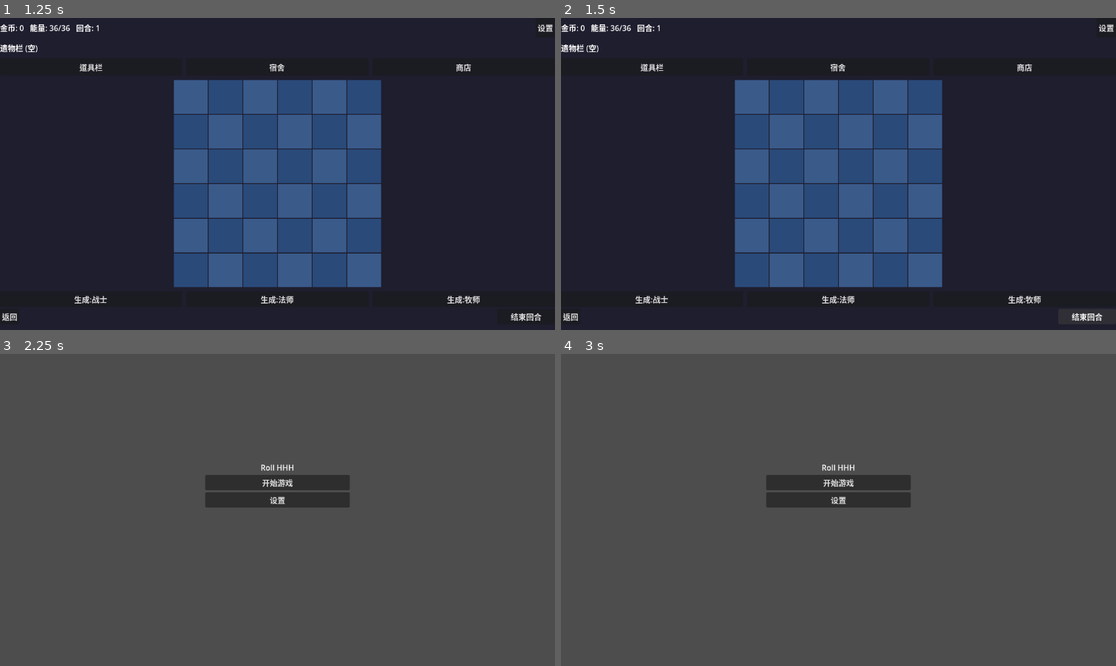
Above: before the commit, frames 1-4 (two rows, left to right).
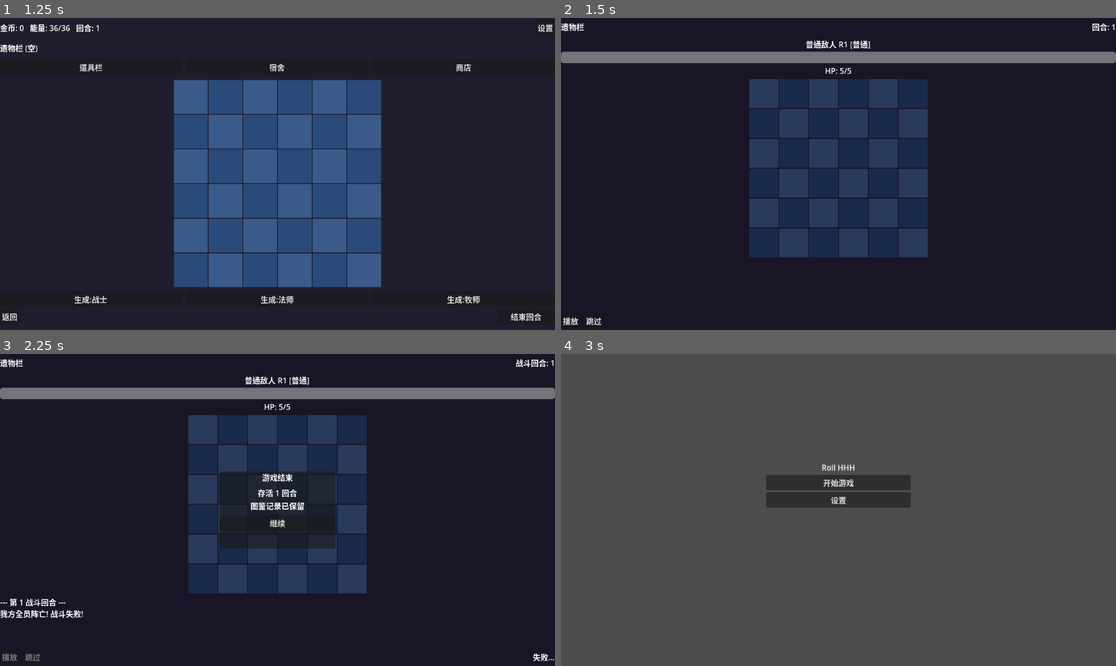
Above: after the commit, the same moments.

Repository: yzy1987523/roll-hhh
Game: Godot game, scene res://scenes/main_menu.tscn
The game is run twice, just before and just after one commit, with the same random seed, the same clock (stepped at 60 frames per second) and the same inputs.
Inputs (mouse positions are in pixels of both pictures, inside the frame that each line leads up to):
- Up to frame 1 (1.25 s): click "开始游戏" at 0.5 s
- Up to frame 2 (1.5 s): click "结束回合" at 1.25 s
- Up to frame 3 (2.25 s): click (11, 656) at 2 s, where only the run after the commit has a clickable "播放"
- Up to frame 4 (3 s): click (838, 522) at 2.75 s, where only the run after the commit has a clickable "继续"

Frame 1 is identical in both runs. In frame 2, 30% of the frame differs, in the area x 0-100%, y 1-99%; in frame 3, 98%, in the area x 0-100%, y 0-100%; in frame 4, nothing differs.

Commit message:
feat: 完成第三阶段战斗系统 (任务3.1-3.5)
- 3.1 敌人工厂: 普通/精英/BOSS数据生成, 9轮循环节奏, 数值随循环递增
- 3.2 战斗引擎: 我方先手攻击→敌方攻击前排, 回合循环至胜负/999回合平局
- 3.3 战斗UI: 敌方血条/名称, 棋盘角色状态, 战斗日志, 播放/跳过按钮
- 3.4 Buff系统: 三职业特技触发(战士格挡/法师穿透/牧师治疗)
  - 精英特技: 吸血/虚弱/燃烧/冰冻/剧毒/护盾
  - BOSS特技: 雷霆一击/群体攻击/再生/狂暴/护甲强化/恐惧/诅咒
- 3.5 胜负结算: 胜利(奖励金币+满血)→备战, 失败→游戏结束, 平局→备战
  - 结束回合按钮连接战斗场景

Diff:
--- /dev/null
+++ b/scenes/battle_scene.tscn
@@ -0,0 +1,142 @@
+[gd_scene load_steps=2 format=3 uid="uid://battle_scene"]
+
+[ext_resource type="Script" path="res://scripts/battle_scene.gd" id="1_battle"]
+
+[node name="BattleScene" type="Control"]
+layout_mode = 3
+anchors_preset = 15
+anchor_right = 1.0
+anchor_bottom = 1.0
+grow_horizontal = 2
+grow_vertical = 2
+script = ExtResource("1_battle")
+
+[node name="BgColor" type="ColorRect" parent="."]
+layout_mode = 1
+anchors_preset = 15
+anchor_right = 1.0
+anchor_bottom = 1.0
+color = Color(0.1, 0.08, 0.15, 1)
+
+[node name="MainLayout" type="VBoxContainer" parent="."]
+layout_mode = 1
+anchors_preset = 15
+anchor_right = 1.0
+anchor_bottom = 1.0
+grow_horizontal = 2
+grow_vertical = 2
+theme_override_constants/separation = 6
+
+[node name="TopBar" type="HBoxContainer" parent="MainLayout"]
+layout_mode = 2
+custom_minimum_size = Vector2(0, 36)
+theme_override_constants/separation = 12
+
+[node name="RelicLabel" type="Label" parent="MainLayout/TopBar"]
+layout_mode = 2
+text = "遗物栏"
+
+[node name="Spacer" type="Control" parent="MainLayout/TopBar"]
+layout_mode = 2
+size_flags_horizontal = 3
+
+[node name="TurnLabel" type="Label" parent="MainLayout/TopBar"]
+layout_mode = 2
+text = "回合: 1"
+
+[node name="EnemyInfo" type="VBoxContainer" parent="MainLayout"]
+layout_mode = 2
+custom_minimum_size = Vector2(0, 60)
+
+[node name="EnemyName" type="Label" parent="MainLayout/EnemyInfo"]
+layout_mode = 2
+horizontal_alignment = 1
+text = "敌人名称"
+
+[node name="EnemyHpBar" type="ProgressBar" parent="MainLayout/EnemyInfo"]
+layout_mode = 2
+custom_minimum_size = Vector2(0, 24)
+max_value = 100.0
+value = 100.0
+show_percentage = false
+
+[node name="EnemyHpLabel" type="Label" parent="MainLayout/EnemyInfo"]
+layout_mode = 2
+horizontal_alignment = 1
+text = "HP: 100/100"
+
+[node name="BoardCenter" type="CenterContainer" parent="MainLayout"]
+layout_mode = 2
+size_flags_vertical = 3
+
+[node name="GridContainer" type="GridContainer" parent="MainLayout/BoardCenter"]
+layout_mode = 2
+theme_override_constants/h_separation = 2
+theme_override_constants/v_separation = 2
+
+[node name="LogScroll" type="ScrollContainer" parent="MainLayout"]
+layout_mode = 2
+custom_minimum_size = Vector2(0, 100)
+
+[node name="LogLabel" type="RichTextLabel" parent="MainLayout/LogScroll"]
+layout_mode = 2
+custom_minimum_size = Vector2(0, 100)
+size_flags_horizontal = 3
+size_flags_vertical = 3
+bbcode_enabled = true
+text = ""
+scroll_following = true
+
+[node name="BottomBar" type="HBoxContainer" parent="MainLayout"]
+layout_mode = 2
+custom_minimum_size = Vector2(0, 40)
+theme_override_constants/separation = 8
+
+[node name="PlayButton" type="Button" parent="MainLayout/BottomBar"]
+layout_mode = 2
+text = "播放"
+
+[node name="SkipButton" type="Button" parent="MainLayout/BottomBar"]
+layout_mode = 2
+text = "跳过"
+
+[node name="Spacer2" type="Control" parent="MainLayout/BottomBar"]
+layout_mode = 2
+size_flags_horizontal = 3
+
+[node name="ResultLabel" type="Label" parent="MainLayout/BottomBar"]
+layout_mode = 2
+text = ""
+
+[node name="ResultPanel" type="PanelContainer" parent="."]
+visible = false
+layout_mode = 1
+anchors_preset = 8
+anchor_left = 0.5
+anchor_top = 0.5
+anchor_right = 0.5
+anchor_bottom = 0.5
+offset_left = -120.0
+offset_top = -80.0
+offset_right = 120.0
+offset_bottom = 80.0
+grow_horizontal = 2
+grow_vertical = 2
+
+[node name="ResultVBox" type="VBoxContainer" parent="ResultPanel"]
+layout_mode = 2
+theme_override_constants/separation = 8
+
+[node name="ResultTitle" type="Label" parent="ResultPanel/ResultVBox"]
+layout_mode = 2
+horizontal_alignment = 1
+text = "战斗结果"
+
+[node name="RewardLabel" type="Label" parent="ResultPanel/ResultVBox"]
+layout_mode = 2
+horizontal_alignment = 1
+text = ""
+
+[node name="ContinueButton" type="Button" parent="ResultPanel/ResultVBox"]
+layout_mode = 2
+text = "继续"
--- /dev/null
+++ b/scripts/battle_engine.gd
@@ -0,0 +1,288 @@
+extends RefCounted
+class_name BattleEngine
+
+## 战斗引擎
+## 任务 3.2: 战斗流程 + 任务 3.4: Buff触发
+
+# ---- 战斗结果 ----
+const RESULT_ONGOING := 0
+const RESULT_WIN := 1
+const RESULT_LOSE := 2
+const RESULT_DRAW := 3
+
+# ---- 信号回调 (由 UI 层设置) ----
+var on_log: Callable = Callable()  # func(msg: String)
+
+# ---- 战斗数据 ----
+var allies: Array = []       # Array of CharacterData (棋盘上存活角色)
+var enemy: EnemyFactory.EnemyData = null
+var battle_result: int = RESULT_ONGOING
+var turn_logs: Array = []    # 战斗日志
+
+
+## 初始化战斗
+func setup(board_data: BoardData, current_round: int, cycle_count: int) -> void:
+	allies = board_data.get_alive_characters()
+	enemy = EnemyFactory.create_enemy(current_round, cycle_count)
+	battle_result = RESULT_ONGOING
+	turn_logs.clear()
+	_log("战斗开始! 我方 %d 人 vs %s (HP:%d ATK:%d DEF:%d)" % [
+		allies.size(), enemy.get_type_name(), enemy.hp, enemy.attack, enemy.defense
+	])
+
+
+## 执行完整战斗 (跳过模式, 瞬间结算)
+func run_full_battle() -> int:
+	while battle_result == RESULT_ONGOING:
+		execute_turn()
+	return battle_result
+
+
+## 执行单回合
+func execute_turn() -> int:
+	if battle_result != RESULT_ONGOING:
+		return battle_result
+
+	GameManager.advance_battle_turn()
+	var turn: int = GameManager.battle_turn
+	_log("--- 第 %d 战斗回合 ---" % turn)
+
+	# 1. 回合开始 Buff 触发
+	_trigger_round_start_buffs()
+
+	# 2. 我方全员同步攻击 (先手优势, 集火敌方)
+	_allies_attack()
+
+	# 3. 检查敌方是否阵亡
+	if not enemy.is_alive():
+		battle_result = RESULT_WIN
+		_log("敌方阵亡! 我方胜利!")
+		return battle_result
+
+	# 4. 敌方攻击 (攻击前排)
+	_enemy_attack()
+
+	# 5. 检查我方是否全灭
+	_refresh_alive_list()
+	if allies.size() == 0:
+		battle_result = RESULT_LOSE
+		_log("我方全员阵亡! 战斗失败!")
+		return battle_result
+
+	# 6. 检查回合数
+	if GameManager.is_battle_timeout():
+		battle_result = RESULT_DRAW
+		_log("战斗超时! 平局!")
+		return battle_result
+
+	return RESULT_ONGOING
+
+
+# ---- 我方攻击阶段 ----
+
+func _allies_attack() -> void:
+	for ch in allies:
+		if not ch.is_alive():
+			continue
+		if not enemy.is_alive():
+			break
+
+		var damage: int = _calc_damage(ch.attack, enemy.defense)
+
+		# 法师穿透伤害 (特技1002)
+		var penetrate: int = 0
+		if ch.job == DataModels.Job.MAGE and ch.skill_level > 0:
+			penetrate = ch.skill_level  # 每回合额外1点穿透 * 特技等级
+			_log("  %s Lv.%d 穿透伤害 +%d" % [ch.get_job_name(), ch.level, penetrate])
+
+		var total_damage: int = damage + penetrate
+		enemy.take_damage(total_damage)
+		_log("  %s Lv.%d 攻击敌方, 伤害 %d (基础%d+穿透%d), 敌方剩余HP: %d" % [
+			ch.get_job_name(), ch.level, total_damage, damage, penetrate, enemy.hp
+		])
+
+		# 触发攻击时 Buff
+		_trigger_on_attack(ch)
+
+
+# ---- 敌方攻击阶段 ----
+
+func _enemy_attack() -> void:
+	if not enemy.is_alive():
+		return
+
+	# 获取前排目标
+	var front_row: Array = GameManager.board_data.get_front_row_characters()
+	if front_row.size() == 0:
+		return
+
+	# 敌方攻击前排所有角色
+	for target in front_row:
+		if not target.is_alive():
+			continue
+		if not enemy.is_alive():
+			break
+
+		var damage: int = _calc_damage(enemy.attack, target.defense)
+
+		# 战士格挡 (特技1001): 每3回合格挡一次伤害
+		if target.job == DataModels.Job.WARRIOR and target.skill_level > 0:
+			if GameManager.battle_turn % 3 == 0:
+				_log("  %s Lv.%d 触发格挡, 免疫本次伤害!" % [target.get_job_name(), target.level])
+				damage = 0
+
+		target.take_damage(damage)
+		_log("  敌方攻击 %s Lv.%d, 伤害 %d, 剩余HP: %d/%d" % [
+			target.get_job_name(), target.level, damage, target.hp, target.max_hp
+		])
+
+		# 敌方特技触发
+		_trigger_enemy_skill_on_attack(target)
+
+
+# ---- 回合开始 Buff ----
+
+func _trigger_round_start_buffs() -> void:
+	# 牧师回复 (特技1003): 每回合为身旁己方伤员回复1血
+	for ch in allies:
+		if not ch.is_alive():
+			continue
+		if ch.job == DataModels.Job.PRIEST and ch.skill_level > 0:
+			var healed_count: int = _priest_heal_nearby(ch)
+			if healed_count > 0:
+				_log("  %s Lv.%d 回复了 %d 名伤员" % [ch.get_job_name(), ch.level, healed_count])
+
+	# 敌方回合开始特技
+	_trigger_enemy_round_start()
+
+
+func _priest_heal_nearby(priest: DataModels.CharacterData) -> int:
+	var healed: int = 0
+	var heal_amount: int = priest.skill_level  # 回复量 = 特技等级
+	var px: int = priest.position.x
+	var py: int = priest.position.y
+
+	# 检查上下左右相邻格
+	var neighbors := [
+		Vector2i(px - 1, py), Vector2i(px + 1, py),
+		Vector2i(px, py - 1), Vector2i(px, py + 1)
+	]
+
+	for npos in neighbors:
+		if not BoardData.is_valid_pos(npos):
+			continue
+		var target: DataModels.CharacterData = GameManager.board_data.get_character_at(npos)
+		if target != null and target.is_alive() and target.hp < target.max_hp:
+			target.heal(heal_amount)
+			healed += 1
+
+	return healed
+
+
+# ---- 敌方特技触发 ----
+
+func _trigger_enemy_skill_on_attack(target: DataModels.CharacterData) -> void:
+	if enemy.skill_id == 0:
+		return
+
+	var sv: float = enemy.skill_value
+	match enemy.skill_id:
+		2002:  # 吸血: 造成伤害时回复生命
+			var heal_amt: int = maxi(int(2 * sv), 1)
+			enemy.hp = mini(enemy.hp + heal_amt, enemy.max_hp)
+			_log("  敌方触发[吸血], 回复 %d HP" % heal_amt)
+		2005:  # 虚弱: 降低目标防御
+			var debuff: int = maxi(int(1 * sv), 1)
+			target.defense = maxi(target.defense - debuff, 0)
+			_log("  敌方触发[虚弱], %s 防御 -%d" % [target.get_job_name(), debuff])
+		2006:  # 燃烧: 附加持续伤害
+			var burn: int = maxi(int(1 * sv), 1)
+			target.take_damage(burn)
+			_log("  敌方触发[燃烧], %s 受到 %d 灼烧伤害" % [target.get_job_name(), burn])
+		2007:  # 冰冻: 概率冻结 (简化: 跳过下次攻击, 暂用日志记录)
+			if randf() < 0.2 * sv:
+				_log("  敌方触发[冰冻], %s 被冻结!" % target.get_job_name())
+		2008:  # 剧毒: 持续毒素伤害
+			var poison: int = maxi(int(1 * sv), 1)
+			target.take_damage(poison)
+			_log("  敌方触发[剧毒], %s 受到 %d 毒素伤害" % [target.get_job_name(), poison])
+		3001:  # BOSS雷霆一击: 高额伤害
+			var bonus: int = maxi(int(3 * sv), 1)
+			target.take_damage(bonus)
+			_log("  BOSS触发[雷霆一击], %s 额外受到 %d 伤害" % [target.get_job_name(), bonus])
+		3006:  # BOSS恐惧: 使目标无法行动 (简化: 日志)
+			if randf() < 0.15 * sv:
+				_log("  BOSS触发[恐惧], %s 陷入恐惧!" % target.get_job_name())
+		3007:  # BOSS诅咒: 降低攻击
+			var debuff: int = maxi(int(1 * sv), 1)
+			target.attack = maxi(target.attack - debuff, 0)
+			_log("  BOSS触发[诅咒], %s 攻击 -%d" % [target.get_job_name(), debuff])
+
+
+func _trigger_enemy_round_start() -> void:
+	if enemy.skill_id == 0 or not enemy.is_alive():
+		return
+
+	var sv: float = enemy.skill_value
+	match enemy.skill_id:
+		2001:  # 反击 (on_hit, 在被攻击时触发, 此处跳过)
+			pass
+		2003:  # 护盾: 每回合获得临时护盾 (简化: 回复HP)
+			var shield: int = maxi(int(3 * sv), 1)
+			enemy.hp = mini(enemy.hp + shield, enemy.max_hp)
+			_log("  敌方触发[护盾], 回复 %d HP" % shield)
+		2004:  # 闪避 (on_hit_received, 在受击时判断)
+			pass
+		3002:  # BOSS群体攻击: 溅射后排 (简化: 随机攻击一个非前排角色)
+			var non_front: Array = []
+			var front: Array = GameManager.board_data.get_front_row_characters()
+			for ch in allies:
+				if ch.is_alive() and not front.has(ch):
+					non_front.append(ch)
+			if non_front.size() > 0:
+				var splash_target: DataModels.CharacterData = non_front[randi_range(0, non_front.size() - 1)]
+				var splash_dmg: int = maxi(int(enemy.attack * 0.5 * sv), 1)
+				splash_target.take_damage(splash_dmg)
+				_log("  BOSS触发[群体攻击], %s 受到溅射 %d 伤害" % [splash_target.get_job_name(), splash_dmg])
+		3003:  # BOSS再生: 持续回复
+			var regen: int = maxi(int(3 * sv), 1)
+			enemy.hp = mini(enemy.hp + regen, enemy.max_hp)
+			_log("  BOSS触发[再生], 回复 %d HP" % regen)
+		3004:  # BOSS狂暴: 低血量攻击增强
+			if enemy.hp < enemy.max_hp * 0.3:
+				var bonus: int = maxi(int(2 * sv), 1)
+				enemy.attack += bonus
+				_log("  BOSS触发[狂暴], 攻击 +%d" % bonus)
+		3005:  # BOSS护甲强化 (on_battle_start, 仅首回合)
+			if GameManager.battle_turn == 1:
+				var def_bonus: int = maxi(int(2 * sv), 1)
+				enemy.defense += def_bonus
+				_log("  BOSS触发[护甲强化], 防御 +%d" % def_bonus)
+		3008:  # BOSS复活 (on_death, 在死亡检查时处理)
+			pass
+
+
+func _trigger_on_attack(ch: DataModels.CharacterData) -> void:
+	# 预留: 角色攻击时 Buff 触发扩展点
+	pass
+
+
+# ---- 工具方法 ----
+
+func _calc_damage(atk: int, def: int) -> int:
+	return maxi(atk - def, 0)
+
+
+func _refresh_alive_list() -> void:
+	var new_list: Array = []
+	for ch in allies:
+		if ch.is_alive():
+			new_list.append(ch)
+	allies = new_list
+
+
+func _log(msg: String) -> void:
+	turn_logs.append(msg)
+	if on_log.is_valid():
+		on_log.call(msg)
+	print(">>> [Battle] %s" % msg)
--- /dev/null
+++ b/scripts/battle_scene.gd
@@ -0,0 +1,266 @@
+extends Control
+
+## 战斗阶段场景
+## 任务 3.3: 战斗UI + 任务 3.5: 胜负结算
+
+# ---- 节点引用 ----
+@onready var turn_label: Label = $MainLayout/TopBar/TurnLabel
+@onready var enemy_name: Label = $MainLayout/EnemyInfo/EnemyName
+@onready var enemy_hp_bar: ProgressBar = $MainLayout/EnemyInfo/EnemyHpBar
+@onready var enemy_hp_label: Label = $MainLayout/EnemyInfo/EnemyHpLabel
+@onready var grid_container: GridContainer = $MainLayout/BoardCenter/GridContainer
+@onready var log_label: RichTextLabel = $MainLayout/LogScroll/LogLabel
+@onready var play_button: Button = $MainLayout/BottomBar/PlayButton
+@onready var skip_button: Button = $MainLayout/BottomBar/SkipButton
+@onready var result_label: Label = $MainLayout/BottomBar/ResultLabel
+@onready var result_panel: PanelContainer = $ResultPanel
+@onready var result_title: Label = $ResultPanel/ResultVBox/ResultTitle
+@onready var reward_label: Label = $ResultPanel/ResultVBox/RewardLabel
+@onready var continue_button: Button = $ResultPanel/ResultVBox/ContinueButton
+
+# ---- 常量 ----
+const GRID_SIZE := 6
+const CELL_SIZE := 60
+const TURN_DELAY := 0.5  # 播放模式每回合间隔(秒)
+
+# ---- 颜色 ----
+const COLOR_EMPTY_EVEN := Color("#2A3A5A")
+const COLOR_EMPTY_ODD := Color("#1A2A4A")
+const COLOR_WARRIOR := Color("#D94040")
+const COLOR_MAGE := Color("#6040D9")
+const COLOR_PRIEST := Color("#40B040")
+const COLOR_DEAD := Color("#333333")
+
+# ---- 状态 ----
+var engine: BattleEngine = null
+var cell_rects: Array = []
+var cell_labels: Array = []
+var is_playing: bool = false
+var battle_finished: bool = false
+
+# ---- 奖励常量 ----
+const GOLD_REWARD_NORMAL := 30
+const GOLD_REWARD_ELITE := 60
+const GOLD_REWARD_BOSS := 100
+
+
+func _ready() -> void:
+	_connect_signals()
+	_setup_board_display()
+	_start_battle()
+	print(">>> [BattleScene] 战斗场景已加载")
+
+
+func _connect_signals() -> void:
+	play_button.pressed.connect(_on_play_pressed)
+	skip_button.pressed.connect(_on_skip_pressed)
+	continue_button.pressed.connect(_on_continue_pressed)
+
+
+# ---- 棋盘显示 (只读, 不可交互) ----
+
+func _setup_board_display() -> void:
+	for child in grid_container.get_children():
+		child.queue_free()
+	cell_rects.clear()
+	cell_labels.clear()
+	grid_container.columns = GRID_SIZE
+
+	for i in range(GRID_SIZE * GRID_SIZE):
+		var cell := PanelContainer.new()
+		cell.custom_minimum_size = Vector2(CELL_SIZE, CELL_SIZE)
+
+		var bg := ColorRect.new()
+		bg.set_anchors_preset(Control.PRESET_FULL_RECT)
+		bg.mouse_filter = Control.MOUSE_FILTER_IGNORE
+		@warning_ignore("integer_division")
+		var row := i / GRID_SIZE
+		var col := i % GRID_SIZE
+		var is_even := (row + col) % 2 == 0
+		bg.color = COLOR_EMPTY_EVEN if is_even else COLOR_EMPTY_ODD
+		cell.add_child(bg)
+
+		var lbl := Label.new()
+		lbl.horizontal_alignment = HORIZONTAL_ALIGNMENT_CENTER
+		lbl.vertical_alignment = VERTICAL_ALIGNMENT_CENTER
+		lbl.set_anchors_preset(Control.PRESET_FULL_RECT)
+		lbl.mouse_filter = Control.MOUSE_FILTER_IGNORE
+		lbl.add_theme_font_size_override("font_size", 10)
+		cell.add_child(lbl)
+
+		grid_container.add_child(cell)
+		cell_rects.append(bg)
+		cell_labels.append(lbl)
+
+
+# ---- 战斗初始化 ----
+
+func _start_battle() -> void:
+	engine = BattleEngine.new()
+	engine.on_log = _on_battle_log
+	engine.setup(GameManager.board_data, GameManager.current_round, GameManager.cycle_count)
+
+	_update_enemy_display()
+	_refresh_board_display()
+	log_label.text = ""
+	result_panel.visible = false
+	battle_finished = false
+
+
+# ---- 播放/跳过 ----
+
+func _on_play_pressed() -> void:
+	if battle_finished or is_playing:
+		return
+	is_playing = true
+	play_button.disabled = true
+	_play_turns()
+
+
+func _play_turns() -> void:
+	if not is_playing or battle_finished:
+		return
+
+	var result: int = engine.execute_turn()
+	_update_enemy_display()
+	_refresh_board_display()
+	turn_label.text = "战斗回合: %d" % GameManager.battle_turn
+
+	if result != BattleEngine.RESULT_ONGOING:
+		_on_battle_end(result)
+		return
+
+	# 延迟后执行下一回合
+	get_tree().create_timer(TURN_DELAY).timeout.connect(_play_turns)
+
+
+func _on_skip_pressed() -> void:
+	if battle_finished:
+		return
+	is_playing = false
+	play_button.disabled = true
+	skip_button.disabled = true
+
+	var result: int = engine.run_full_battle()
+	_update_enemy_display()
+	_refresh_board_display()
+	turn_label.text = "战斗回合: %d" % GameManager.battle_turn
+	_on_battle_end(result)
+
+
+# ---- 战斗结束与结算 (任务 3.5) ----
+
+func _on_battle_end(result: int) -> void:
+	battle_finished = true
+	is_playing = false
+	play_button.disabled = true
+	skip_button.disabled = true
+
+	match result:
+		BattleEngine.RESULT_WIN:
+			_handle_victory()
+		BattleEngine.RESULT_LOSE:
+			_handle_defeat()
+		BattleEngine.RESULT_DRAW:
+			_handle_draw()
+
+
+func _handle_victory() -> void:
+	result_label.text = "胜利!"
+
+	# 全员满血恢复
+	GameManager.board_data.heal_all()
+
+	# 计算奖励
+	var gold_reward: int = GOLD_REWARD_NORMAL
+	var enemy_type: int = GameManager.get_current_enemy_type()
+	match enemy_type:
+		1: gold_reward = GOLD_REWARD_ELITE
+		2: gold_reward = GOLD_REWARD_BOSS
+
+	GameManager.add_gold(gold_reward)
+	GameManager.advance_round()
+
+	# 显示奖励面板
+	result_title.text = "战斗胜利!"
+	reward_label.text = "+%d 金币" % gold_reward
+	if enemy_type >= 1:
+		reward_label.text += "\n(精英/BOSS额外奖励待实现)"
+	result_panel.visible = true
+
+	print(">>> [BattleScene] 胜利! 奖励 %d 金币" % gold_reward)
+
+
+func _handle_defeat() -> void:
+	result_label.text = "失败..."
+	result_title.text = "游戏结束"
+	reward_label.text = "存活 %d 回合\n图鉴记录已保留" % GameManager.current_round
+	result_panel.visible = true
+	GameManager.enter_game_over()
+	print(">>> [BattleScene] 战败!")
+
+
+func _handle_draw() -> void:
+	result_label.text = "平局"
+	result_title.text = "平局"
+	reward_label.text = "无奖励, 回归备战"
+	result_panel.visible = true
+	GameManager.advance_round()
+	print(">>> [BattleScene] 平局!")
+
+
+func _on_continue_pressed() -> void:
+	if GameManager.phase == GameManager.PHASE_GAME_OVER:
+		# 战败: 重置并回主菜单
+		GameManager.reset_after_defeat()
+		get_tree().change_scene_to_file("res://scenes/main_menu.tscn")
+	else:
+		# 胜利/平局: 回归备战
+		GameManager.enter_prepare_phase()
+		get_tree().change_scene_to_file("res://scenes/game_board.tscn")
+
+
+# ---- 显示更新 ----
+
+func _update_enemy_display() -> void:
+	if engine == null or engine.enemy == null:
+		return
+	var e: EnemyFactory.EnemyData = engine.enemy
+	enemy_name.text = "%s [%s]" % [e.name, e.get_type_name()]
+	enemy_hp_bar.max_value = e.max_hp
+	enemy_hp_bar.value = e.hp
+	enemy_hp_label.text = "HP: %d/%d" % [e.hp, e.max_hp]
+
+
+func _refresh_board_display() -> void:
+	var bd: BoardData = GameManager.board_data
+	for i in range(BoardData.BOARD_SLOTS):
+		var ch: DataModels.CharacterData = bd.get_character_at_index(i)
+		if ch != null:
+			if ch.is_alive():
+				cell_rects[i].color = _get_job_color(ch.job)
+				cell_labels[i].text = "%s\nLv.%d\n%d/%d" % [
+					ch.get_job_name(), ch.level, ch.hp, ch.max_hp
+				]
+			else:
+				cell_rects[i].color = COLOR_DEAD
+				cell_labels[i].text = "%s\n阵亡" % ch.get_job_name()
+		else:
+			@warning_ignore("integer_division")
+			var row := i / GRID_SIZE
+			var col := i % GRID_SIZE
+			var is_even := (row + col) % 2 == 0
+			cell_rects[i].color = COLOR_EMPTY_EVEN if is_even else COLOR_EMPTY_ODD
+			cell_labels[i].text = ""
+
+
+func _get_job_color(job: int) -> Color:
+	match job:
+		DataModels.Job.WARRIOR: return COLOR_WARRIOR
+		DataModels.Job.MAGE: return COLOR_MAGE
+		DataModels.Job.PRIEST: return COLOR_PRIEST
+		_: return Color.WHITE
+
+
+func _on_battle_log(msg: String) -> void:
+	log_label.text += msg + "\n"
--- /dev/null
+++ b/scripts/enemy_factory.gd
@@ -0,0 +1,133 @@
+extends RefCounted
+class_name EnemyFactory
+
+## 敌人工厂
+## 根据回合数和循环数生成敌人数据
+
+# ---- 敌人类型 ----
+const TYPE_NORMAL := 0
+const TYPE_ELITE := 1
+const TYPE_BOSS := 2
+
+# ---- 基础属性 (1循环第1个普通敌人) ----
+const BASE_NORMAL := { "hp": 5, "atk": 1, "def": 0 }
+const BASE_ELITE := { "hp": 20, "atk": 3, "def": 1 }
+const BASE_BOSS := { "hp": 50, "atk": 5, "def": 2 }
+
+# ---- 每循环递增系数 ----
+const CYCLE_SCALE_NORMAL := 0.3   # 普通敌人每循环+30%
+const CYCLE_SCALE_ELITE := 0.4    # 精英每循环+40%
+const CYCLE_SCALE_BOSS := 0.5     # BOSS每循环+50%
+
+# ---- 同循环内轮次递增 (普通敌人6个, 逐个变强) ----
+const INTRA_CYCLE_SCALE := 0.1    # 同循环内每个普通敌人+10%
+
+# ---- 精英特技池 (2000系列) ----
+const ELITE_SKILLS := [2001, 2002, 2003, 2004, 2005, 2006, 2007, 2008]
+
+# ---- BOSS特技池 (3000系列) ----
+const BOSS_SKILLS := [3001, 3002, 3003, 3004, 3005, 3006, 3007, 3008]
+
+
+# ---- 敌人数据结构 ----
+class EnemyData:
+	var type: int = TYPE_NORMAL    # 0=普通, 1=精英, 2=BOSS
+	var hp: int = 0
+	var max_hp: int = 0
+	var attack: int = 0
+	var defense: int = 0
+	var skill_id: int = 0          # 0=无特技
+	var skill_value: float = 1.0   # 特技效果倍率
+	var name: String = ""
+
+	func is_alive() -> bool:
+		return hp > 0
+
+	func take_damage(amount: int) -> int:
+		var actual: int = maxi(amount, 0)
+		hp = maxi(hp - actual, 0)
+		return actual
+
+	func get_type_name() -> String:
+		match type:
+			TYPE_NORMAL: return "普通"
+			TYPE_ELITE: return "精英"
+			TYPE_BOSS: return "BOSS"
+			_: return "未知"
+
+
+## 根据当前回合生成敌人
+static func create_enemy(current_round: int, cycle_count: int) -> EnemyData:
+	var enemy_type: int = _get_enemy_type(current_round)
+	var enemy := EnemyData.new()
+	enemy.type = enemy_type
+
+	match enemy_type:
+		TYPE_NORMAL:
+			_apply_normal_stats(enemy, current_round, cycle_count)
+		TYPE_ELITE:
+			_apply_elite_stats(enemy, current_round, cycle_count)
+		TYPE_BOSS:
+			_apply_boss_stats(enemy, current_round, cycle_count)
+
+	enemy.max_hp = enemy.hp
+	print(">>> [EnemyFactory] 生成 %s 敌人: HP=%d ATK=%d DEF=%d 特技=%d" % [
+		enemy.get_type_name(), enemy.hp, enemy.attack, enemy.defense, enemy.skill_id
+	])
+	return enemy
+
+
+static func _get_enemy_type(current_round: int) -> int:
+	var index: int = (current_round - 1) % 9
+	# 循环: 普通 普通 精英 普通 普通 精英 普通 普通 BOSS
+	match index:
+		2, 5: return TYPE_ELITE
+		8: return TYPE_BOSS
+		_: return TYPE_NORMAL
+
+
+static func _apply_normal_stats(enemy: EnemyData, current_round: int, cycle_count: int) -> void:
+	var cycle_mult: float = 1.0 + cycle_count * CYCLE_SCALE_NORMAL
+	# 同循环内的普通敌人序号 (0-5)
+	var intra_index: int = _get_normal_index_in_cycle(current_round)
+	var intra_mult: float = 1.0 + intra_index * INTRA_CYCLE_SCALE
+
+	enemy.hp = maxi(int(BASE_NORMAL["hp"] * cycle_mult * intra_mult), 1)
+	enemy.attack = maxi(int(BASE_NORMAL["atk"] * cycle_mult * intra_mult), 1)
+	enemy.defense = int(BASE_NORMAL["def"] * cycle_mult)
+	enemy.skill_id = 0
+	enemy.name = "普通敌人 R%d" % current_round
+
+
+static func _apply_elite_stats(enemy: EnemyData, _current_round: int, cycle_count: int) -> void:
+	var cycle_mult: float = 1.0 + cycle_count * CYCLE_SCALE_ELITE
+	enemy.hp = maxi(int(BASE_ELITE["hp"] * cycle_mult), 1)
+	enemy.attack = maxi(int(BASE_ELITE["atk"] * cycle_mult), 1)
+	enemy.defense = int(BASE_ELITE["def"] * cycle_mult)
+	# 随机精英特技
+	enemy.skill_id = ELITE_SKILLS[randi_range(0, ELITE_SKILLS.size() - 1)]
+	# 特技效果随循环增强: 每3轮循环+10%
+	@warning_ignore("integer_division")
+	enemy.skill_value = 1.0 + (cycle_count / 3) * 0.1
+	enemy.name = "精英敌人 R%d" % _current_round
+
+
+static func _apply_boss_stats(enemy: EnemyData, _current_round: int, cycle_count: int) -> void:
+	var cycle_mult: float = 1.0 + cycle_count * CYCLE_SCALE_BOSS
+	enemy.hp = maxi(int(BASE_BOSS["hp"] * cycle_mult), 1)
+	enemy.attack = maxi(int(BASE_BOSS["atk"] * cycle_mult), 1)
+	enemy.defense = int(BASE_BOSS["def"] * cycle_mult)
+	# 随机BOSS特技
+	enemy.skill_id = BOSS_SKILLS[randi_range(0, BOSS_SKILLS.size() - 1)]
+	# BOSS特技: 每轮循环+5%, 上限+100%
+	enemy.skill_value = minf(1.0 + cycle_count * 0.05, 2.0)
+	enemy.name = "BOSS R%d" % _current_round
+
+
+## 获取当前普通敌人在本循环中的序号 (0-5)
+static func _get_normal_index_in_cycle(current_round: int) -> int:
+	var index_in_cycle: int = (current_round - 1) % 9
+	# 位置 0,1,3,4,6,7 是普通敌人, 映射到 0-5
+	var normal_positions := [0, 1, 3, 4, 6, 7]
+	var pos: int = normal_positions.find(index_in_cycle)
+	return maxi(pos, 0)
--- a/scripts/game_board.gd
+++ b/scripts/game_board.gd
@@ -415,7 +415,7 @@
 	selected_index = -1
 	print(">>> [GameBoard] 结束回合, 进入战斗阶段")
 	GameManager.enter_battle_phase()
-	# TODO: 切换到战斗场景 (任务 3.3)
+	get_tree().change_scene_to_file("res://scenes/battle_scene.tscn")
 
 
 func _on_back_pressed() -> void:
Not shown, changed: doc/plans/2026-03-29-implementation-tasks.md
